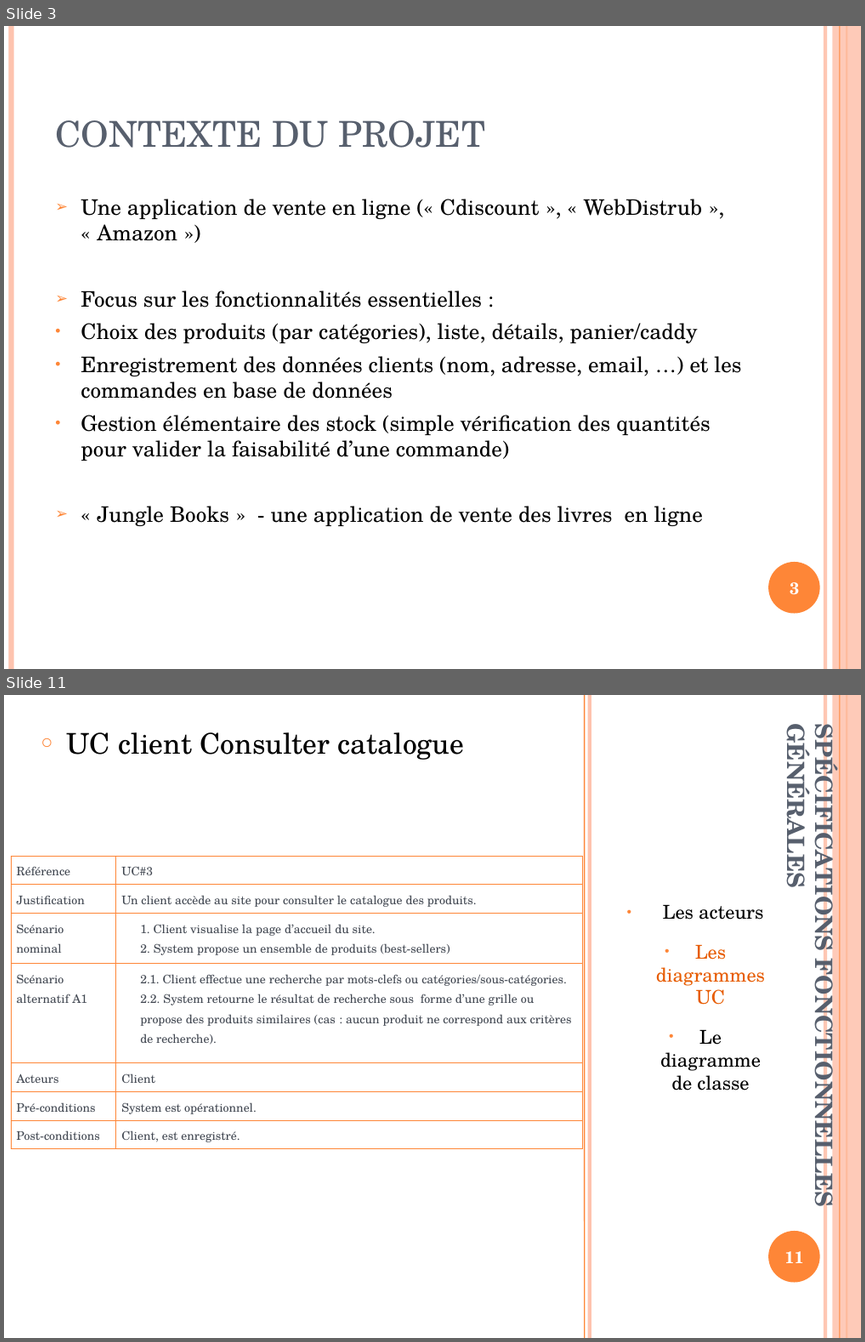
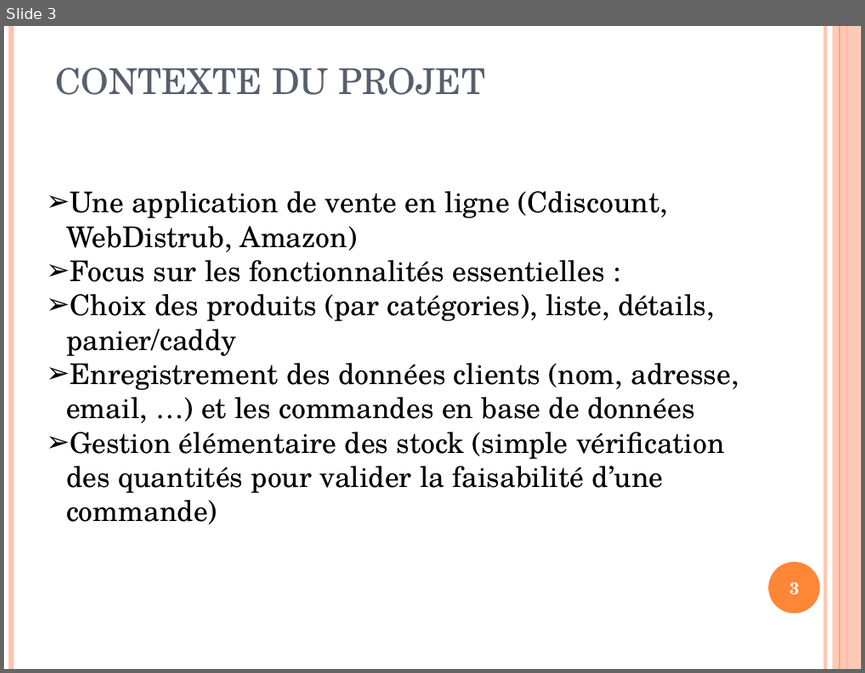
Before and after one commit to carlatgithub/jungleprod, a slide deck: SiteDeVenteEJungle.ppt. Shown one above the other, each under a label of ours: slides 3 and 11 before the commit, slide 3 after it; the slides between them are not shown. The pictures are 865x1342 and 865x673 pixels, drawn with LibreOffice and Linux fonts; fonts in the diff are those of the drawing. Boxes give left, top, right and bottom in pixels: in the first picture for what was removed or moved away, otherwise in the second. Text is boxed around its words. In the diff, an @@ line names an element or a change of style, - is before the commit and + after.

```diff
--- a/SiteDeVenteEJungle.ppt
+++ b/SiteDeVenteEJungle.ppt
@@ slide 11 removed at <box>4,695,861,1338</box>, background #FFFFFF; not listed: 5 template elements that a slide beside it also shows @@
@@ line removed from (584, 695) to (584, 1338) @@
@@ line removed from (589, 695) to (589, 1338) @@
@@ text removed at <box>67,732,464,760</box> @@
-○ UC client Consulter catalogue
@@ title removed at <box>778,739,843,1200</box> @@
-SPÉCIFICATIONS FONCTIONNELLES GÉNÉRALES
@@ table removed at <box>11,857,582,1145</box>, 7 rows, 2 columns @@
-Référence | UC#3
-Justification | Un client accède au site pour consulter le catalogue des produits.
-Scénario nominal | 1. Client visualise la page d’accueil du site. / 2. System propose un ensemble de produits (best-sellers)
-Scénario alternatif A1 | 2.1. Client effectue une recherche par mots-clefs ou catégories/sous-catégories. / 2.2. System retourne le résultat de recherche sous forme d’une grille ou propose des produits similaires (cas : aucun produit ne correspond aux critères de recherche).
-Acteurs | Client
-Pré-conditions | System est opérationnel.
-Post-conditions | Client, est enregistré.
@@ text removed at <box>656,904,765,1090</box> @@
-• Les acteurs
-• Les diagrammes UC
-• Le diagramme de classe
@@ page number removed at <box>784,1251,804,1263</box> @@
-11
@@ slide 3 changed as well @@
@@ title "CONTEXTE DU PROJET": place and size @@
-title "CONTEXTE DU PROJET" at <box>55,120,485,148</box>
+title "CONTEXTE DU PROJET" at <box>55,68,485,95</box>
@@ text "Une application de vente en ...": place and size @@
-text "Une application de vente en ..." at <box>80,199,741,526</box>
+text "Une application de vente en ..." at <box>66,191,738,524</box>
@@ text at <box>66,191,668,252</box>: text changed; size 18 to 24 pt @@
-➢ Une application de vente en ligne (« Cdiscount », « WebDistrub », « Amazon »)
+➢ Une application de vente en ligne (Cdiscount, WebDistrub, Amazon)
@@ text at <box>66,260,738,524</box>: size 18 to 24 pt in "Focus sur les fonctionnalités essentielles :", "Choix des produits (par catégories), liste, détails, ...", "Enregistrement des données clients (nom, adresse, email, ...", "Gestion élémentaire des stock (simple vérification des ..."; indent changed; less space between paragraphs; bullet colour #FE8637 to #000000; bullet • to ➢ @@
@@ text at <box>97,505,703,526</box>: paragraph removed @@
-➢ « Jungle Books » - une application de vente des livres en ligne
```
Also in this commit, not shown: 1 other slide changed, 12 slides added, 21 other slides removed, 1 other file.
